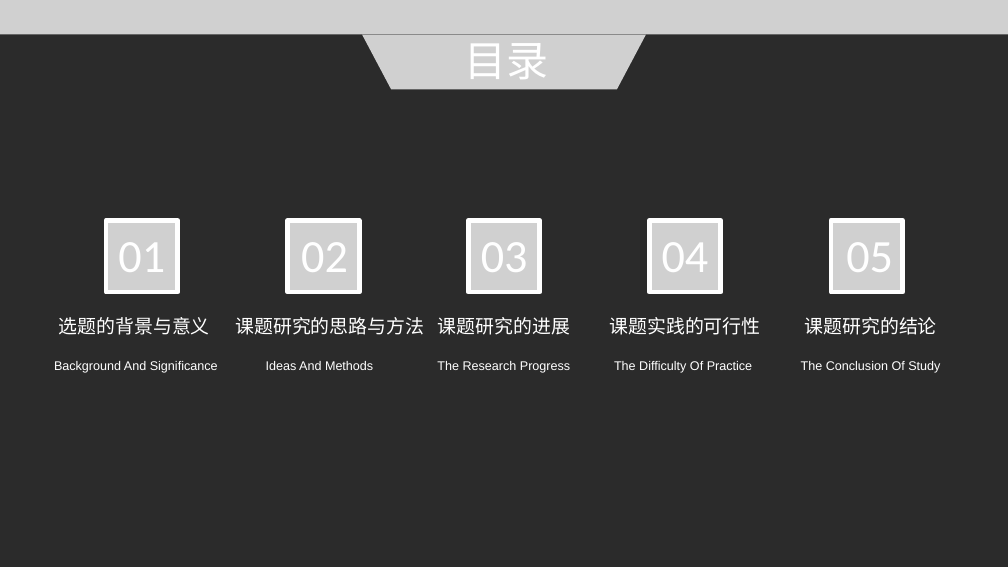
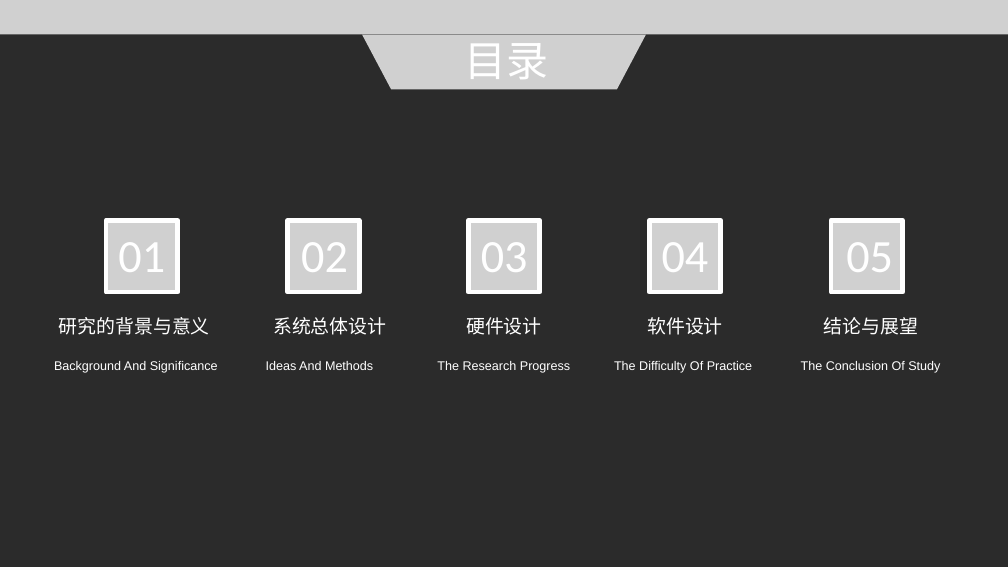
Before and after one commit to zjermery/MulFuncPerCalendar, a slide deck: slide 2 of Dods/论文/毕业论文答辩模板 (5).pptx. Drawn at 1008x567 pixels with LibreOffice and Linux fonts; fonts in the diff are those of the drawing; grey boxes stand for pictures; background and template pictures are left out; a plain dark background stands for a picture behind light text. Boxes give left, top, right and bottom in pixels: in the first picture for what was removed or moved away, otherwise in the second. Text is boxed around its words. In the diff, an @@ line names an element or a change of style, - is before the commit and + after.

```diff
--- a/Dods/论文/毕业论文答辩模板 (5).pptx
+++ b/Dods/论文/毕业论文答辩模板 (5).pptx
@@ text at [59,317,210,335]: text changed @@
-选题的背景与意义
+研究的背景与意义
@@ text at [273,317,386,335]: text changed @@
-课题研究的思路与方法
+系统总体设计
@@ text at [466,317,542,335]: text changed @@
-课题研究的进展
+硬件设计
@@ text at [647,317,723,335]: text changed @@
-课题实践的可行性
+软件设计
@@ text at [823,317,917,335]: text changed @@
-课题研究的结论
+结论与展望
```
Also in this commit, not shown: 9 other slides changed, 2 other files.
